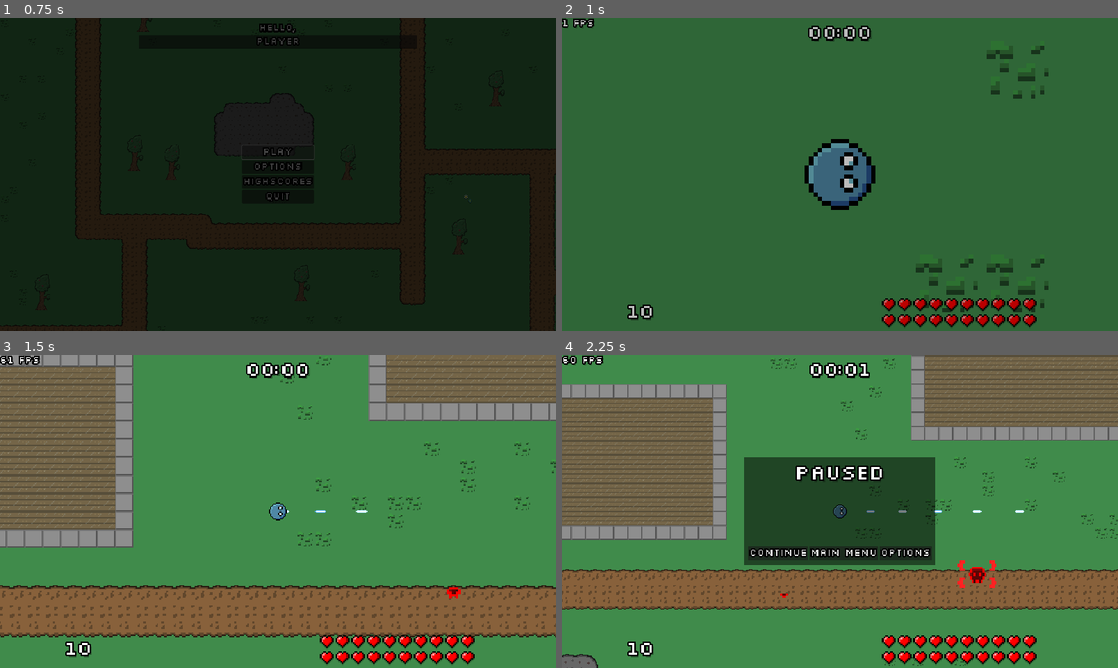
Above: before the commit, frames 1-4 (two rows, left to right).
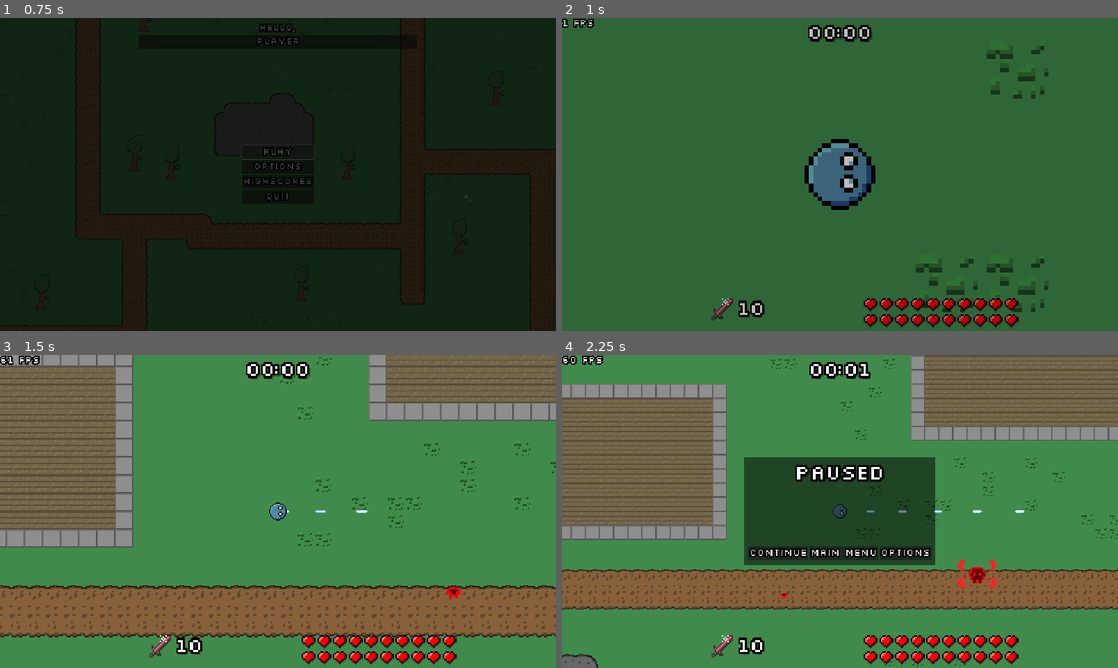
Above: after the commit, the same moments.

Repository: veprogames/top-down-incremental
Game: Godot game, scene res://main_menu/main_menu.tscn
Same seed, same stepped clock (60 frames per second), same inputs: the game is played once before the commit and once after it.
Inputs (mouse positions are in pixels of both pictures, inside the frame that each line leads up to):
- Up to frame 1 (0.75 s): click "Play" at 0.5 s
- Up to frame 2 (1 s): no input
- Up to frame 3 (1.5 s): move the mouse to (305, 511) at 1.27 s
- Up to frame 4 (2.25 s): move the mouse to (812, 511) at 2.02 s; hold Escape (game_back) from 2.03 s (still down)

Frame 1 is identical in both runs. In frame 2, 2.3% of the frame differs, in the area x 11-86%, y 2-100%; in frame 3, 2.3%; in frame 4, 2.4%.

Commit message:
tweak player damage ui

Diff:
--- a/player/ui/player_damage_display.gd
+++ b/player/ui/player_damage_display.gd
@@ -1,9 +1,9 @@
 class_name PlayerDamageDisplay
-extends HBoxContainer
+extends VBoxContainer
 
 @export var player_damage: PlayerDamage
 
-@onready var label_total_damage: Label = $LabelTotalDamage
+@onready var label_total_damage: Label = $HBoxContainer/LabelTotalDamage
 @onready var h_flow_container_damages: HFlowContainer = $HFlowContainerDamages
 
 
--- a/player/ui/player_damage_display.tscn
+++ b/player/ui/player_damage_display.tscn
@@ -1,17 +1,28 @@
-[gd_scene load_steps=2 format=3 uid="uid://yam6ts6l84j0"]
+[gd_scene load_steps=3 format=3 uid="uid://yam6ts6l84j0"]
 
 [ext_resource type="Script" path="res://player/ui/player_damage_display.gd" id="1_rxhht"]
+[ext_resource type="Texture2D" uid="uid://lil0loxnldb5" path="res://player/ui/damage.png" id="2_d31nv"]
 
-[node name="HBoxContainer" type="HBoxContainer"]
-offset_right = 40.0
-offset_bottom = 40.0
-theme_override_constants/separation = 32
+[node name="PlayerDamageDisplay" type="VBoxContainer"]
+offset_right = 715.0
+offset_bottom = 105.0
 script = ExtResource("1_rxhht")
 
-[node name="LabelTotalDamage" type="Label" parent="."]
+[node name="HBoxContainer" type="HBoxContainer" parent="."]
+layout_mode = 2
+theme_override_constants/separation = 16
+alignment = 1
+
+[node name="TextureRect" type="TextureRect" parent="HBoxContainer"]
+layout_mode = 2
+texture = ExtResource("2_d31nv")
+expand_mode = 2
+
+[node name="LabelTotalDamage" type="Label" parent="HBoxContainer"]
 layout_mode = 2
 theme_type_variation = &"LabelLarge"
 text = "1"
+vertical_alignment = 1
 
 [node name="HFlowContainerDamages" type="HFlowContainer" parent="."]
 custom_minimum_size = Vector2(640, 0)
--- a/ui_theme.tres
+++ b/ui_theme.tres
@@ -17,9 +17,9 @@
 Label/constants/shadow_offset_y = 4
 Label/constants/shadow_outline_size = 6
 LabelLarge/base_type = &"Label"
-LabelLarge/constants/outline_size = 20
-LabelLarge/constants/shadow_offset_x = 6
-LabelLarge/constants/shadow_offset_y = 6
+LabelLarge/constants/outline_size = 28
+LabelLarge/constants/shadow_offset_x = 8
+LabelLarge/constants/shadow_offset_y = 8
 LabelLarge/font_sizes/font_size = 72
 LineEdit/constants/outline_size = 16
 MarginContainer/constants/margin_bottom = 16
Binary file added: player/ui/damage.png
Not shown, added: player/ui/damage.png.import
Not shown, added: player/ui/damage.pxo
